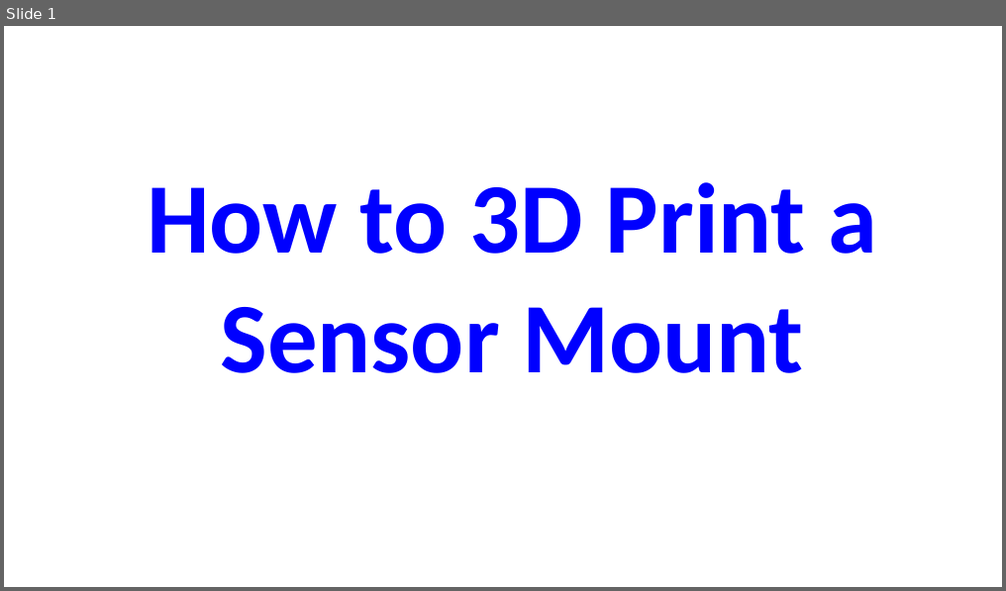
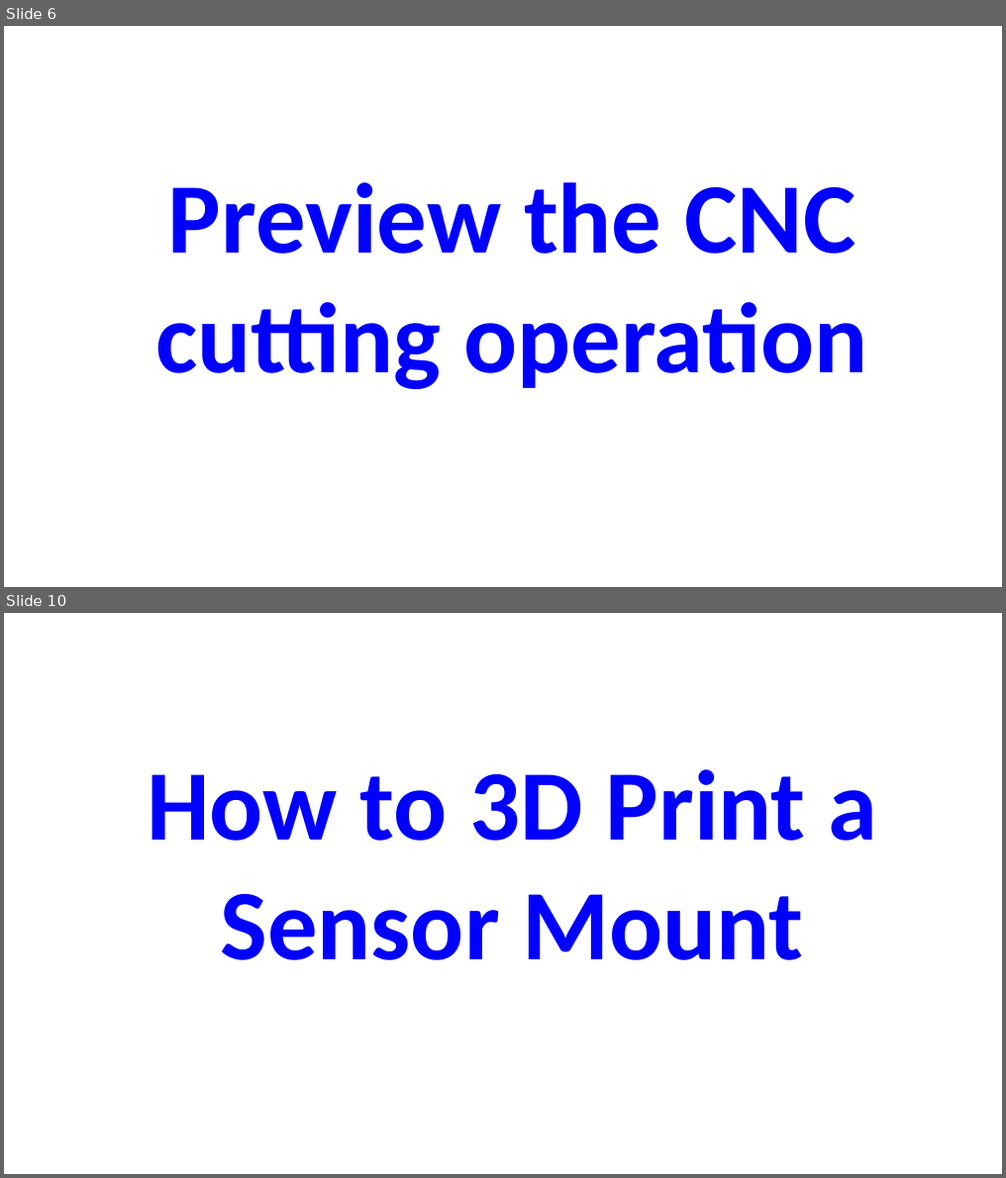
Before and after one commit to DavidAFrederick/Demo_Videos, a slide deck: df20220904_Video_Text_v01.pptx. Shown one above the other, each under a label of ours: slide 1 before the commit, slides 6 and 10 after it; the slides between them are not shown. The pictures are 1006x591 and 1006x1178 pixels, drawn with LibreOffice and Linux fonts; fonts in the diff are those of the drawing. Boxes give left, top, right and bottom in pixels: in the first picture for what was removed or moved away, otherwise in the second. Text is boxed around its words. In the diff, an @@ line names an element or a change of style, - is before the commit and + after.

```diff
--- a/df20220904_Video_Text_v01.pptx
+++ b/df20220904_Video_Text_v01.pptx
@@ slide 6 added at (x1=4, y1=26, x2=1002, y2=587), background #FFFFFF @@
@@ text added at (x1=155, y1=182, x2=867, y2=389), 96 pt, text #0000FF, bold @@
+Preview the CNC cutting operation
@@ what was slide 1 is now slide 10 @@
```
Also in this commit, not shown: 8 other slides added, 1 other file.
